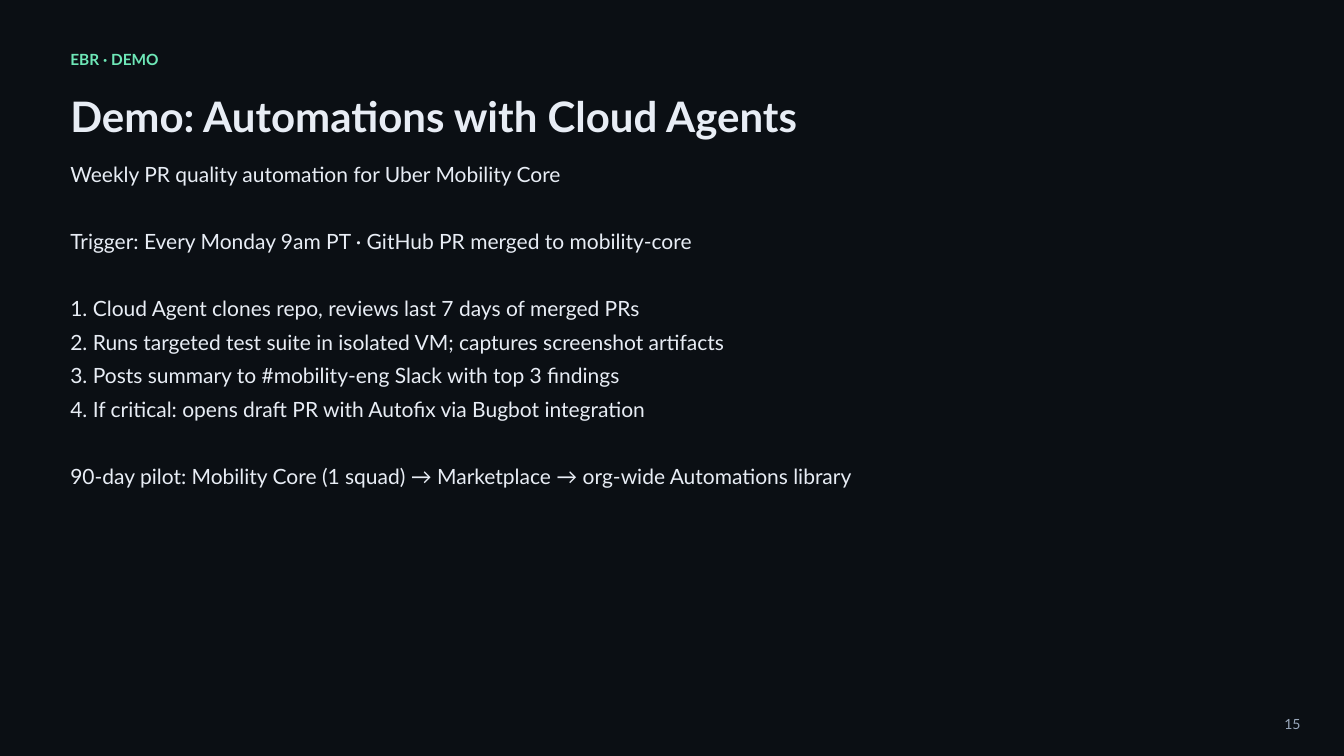
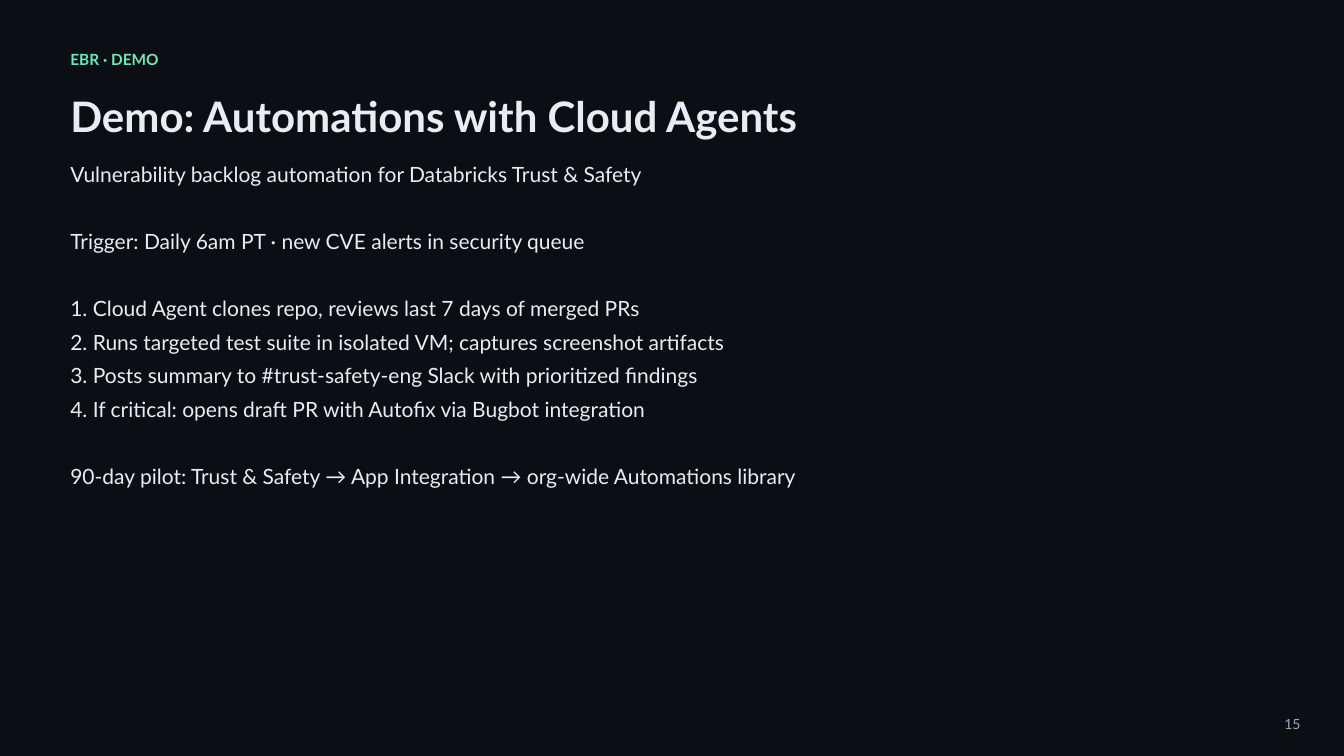
Before and after one commit to gsmith432/DEMO-blender, a slide deck: slide 15 of ebr-interview-deck/Executive_Business_Review_ADM_Interview.pptx. Drawn at 1344x756 pixels with LibreOffice and Linux fonts; fonts in the diff are those of the drawing. Boxes give left, top, right and bottom in pixels: in the first picture for what was removed or moved away, otherwise in the second. Text is boxed around its words. In the diff, an @@ line names an element or a change of style, - is before the commit and + after.

```diff
--- a/ebr-interview-deck/Executive_Business_Review_ADM_Interview.pptx
+++ b/ebr-interview-deck/Executive_Business_Review_ADM_Interview.pptx
@@ text at (70, 166, 642, 253): text changed @@
-Weekly PR quality automation for Uber Mobility Core
-Trigger: Every Monday 9am PT · GitHub PR merged to mobility-core
+Vulnerability backlog automation for Databricks Trust & Safety
+Trigger: Daily 6am PT · new CVE alerts in security queue
@@ text at (70, 367, 697, 387): text changed @@
-3. Posts summary to #mobility-eng Slack with top 3 findings
+3. Posts summary to #trust-safety-eng Slack with prioritized findings
@@ text at (70, 468, 795, 488): text changed @@
-90-day pilot: Mobility Core (1 squad) → Marketplace → org-wide Automations library
+90-day pilot: Trust & Safety → App Integration → org-wide Automations library
```
Also in this commit, not shown: 9 other slides changed, 4 slides added, 4 slides removed, 1 other file.
